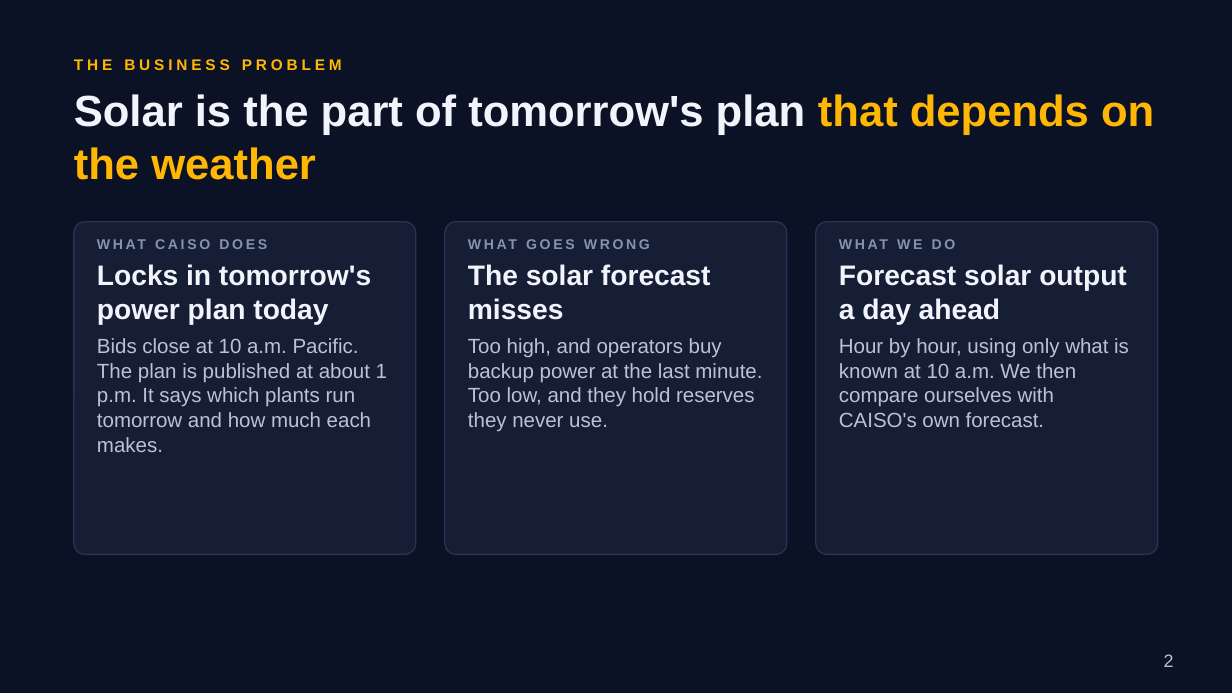
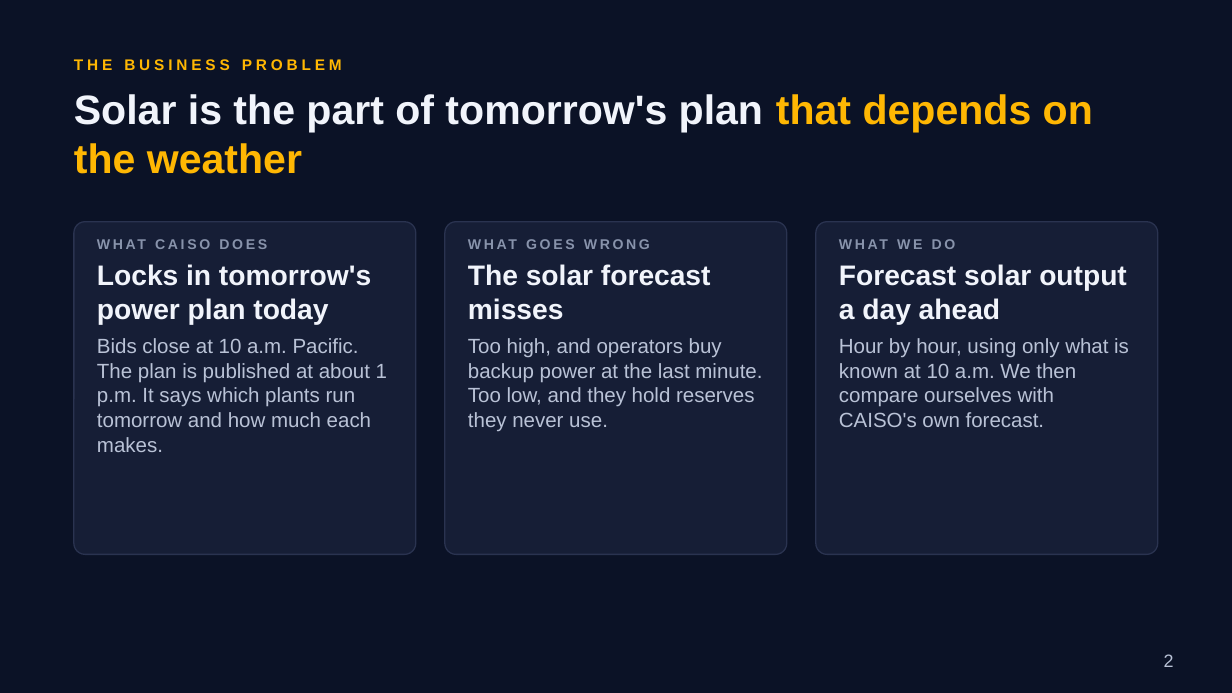
Before and after one commit to RaulSolaNavarro/caiso-solar-forecast, a slide deck: slide 2 of deck/capstone2/Capstone2_Deck.pptx. Drawn at 1232x693 pixels with LibreOffice and Linux fonts; fonts in the diff are those of the drawing. Boxes give left, top, right and bottom in pixels: in the first picture for what was removed or moved away, otherwise in the second. Text is boxed around its words. In the diff, an @@ line names an element or a change of style, - is before the commit and + after.

```diff
--- a/deck/capstone2/Capstone2_Deck.pptx
+++ b/deck/capstone2/Capstone2_Deck.pptx
@@ text "Solar is the part of ..." at box(74, 94, 1093, 174): size 34 to 32 pt @@
```
Also in this commit, not shown: 14 other slides changed, 4 slides added, 1 slide removed, 6 other files.
